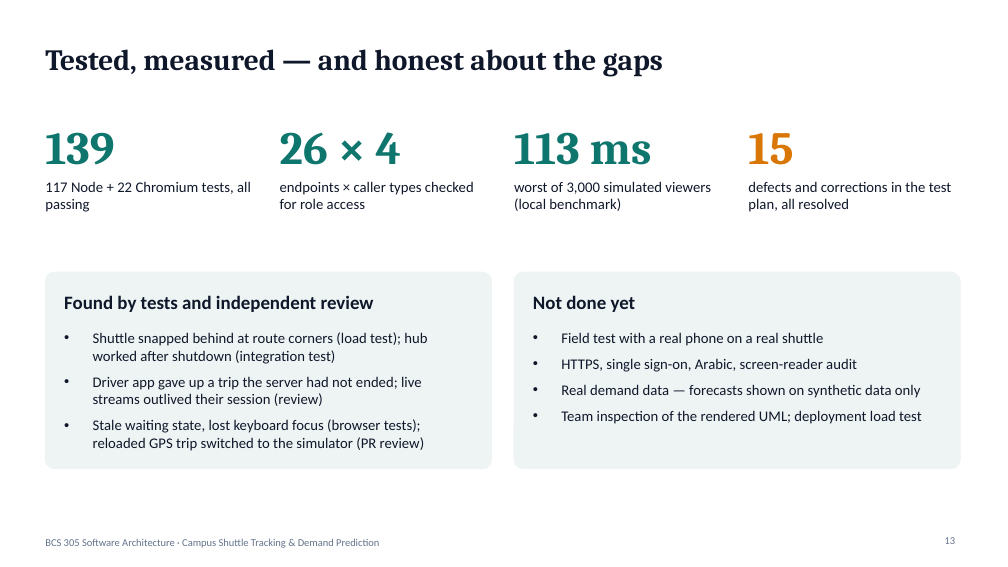
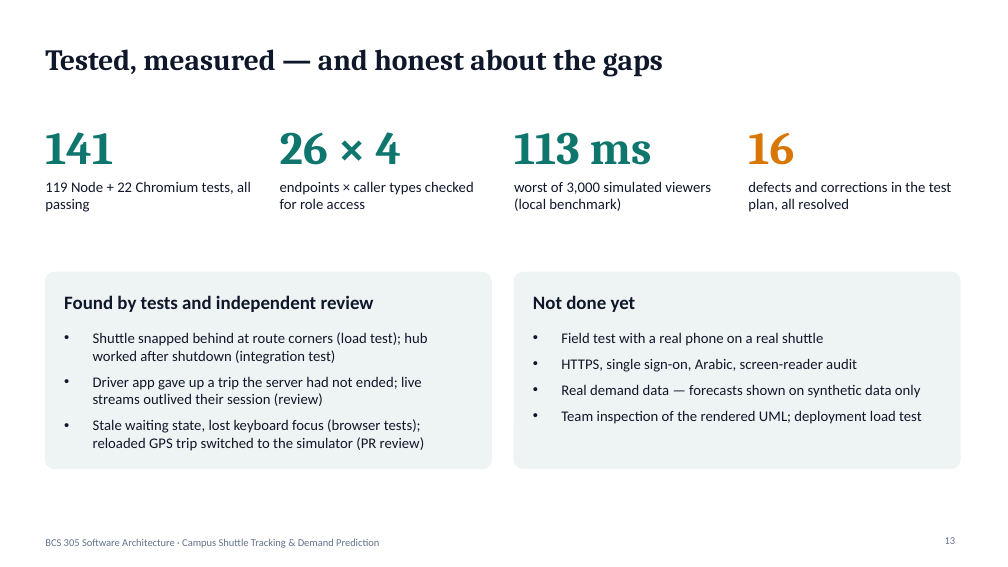
Before and after one commit to abdullahshammari796-ctrl/CampusShuttle, a slide deck: slide 13 of docs/presentation/campus-shuttle-presentation.pptx. Drawn at 1008x567 pixels with LibreOffice and Linux fonts; fonts in the diff are those of the drawing. Boxes give left, top, right and bottom in pixels: in the first picture for what was removed or moved away, otherwise in the second. Text is boxed around its words. In the diff, an @@ line names an element or a change of style, - is before the commit and + after.

```diff
--- a/docs/presentation/campus-shuttle-presentation.pptx
+++ b/docs/presentation/campus-shuttle-presentation.pptx
@@ text at box(45, 132, 113, 164): text changed @@
-139
+141
@@ text at box(748, 132, 794, 165): text changed @@
-15
+16
@@ text at box(45, 181, 251, 212): text changed @@
-117 Node + 22 Chromium tests, all passing
+119 Node + 22 Chromium tests, all passing
```
Also in this commit, not shown: 19 other files.
